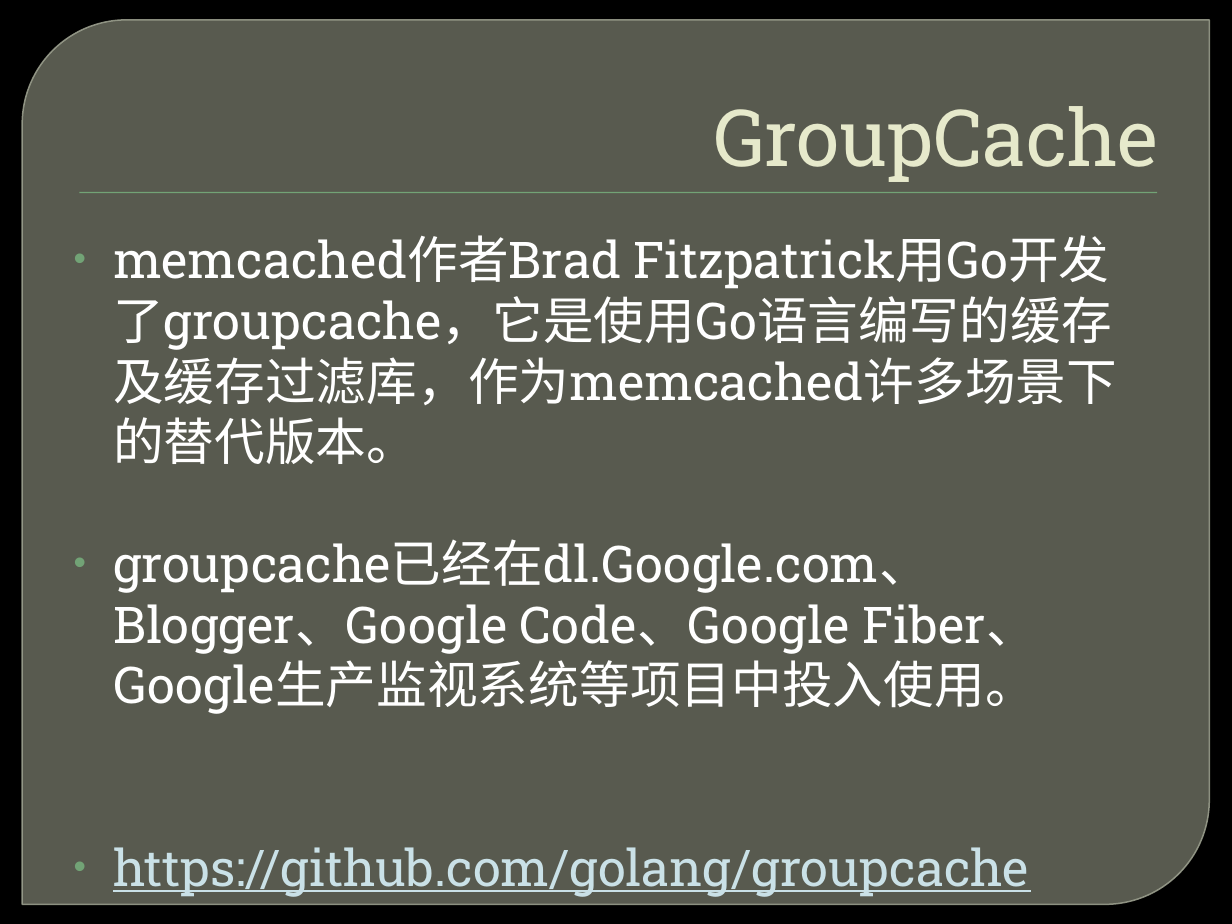
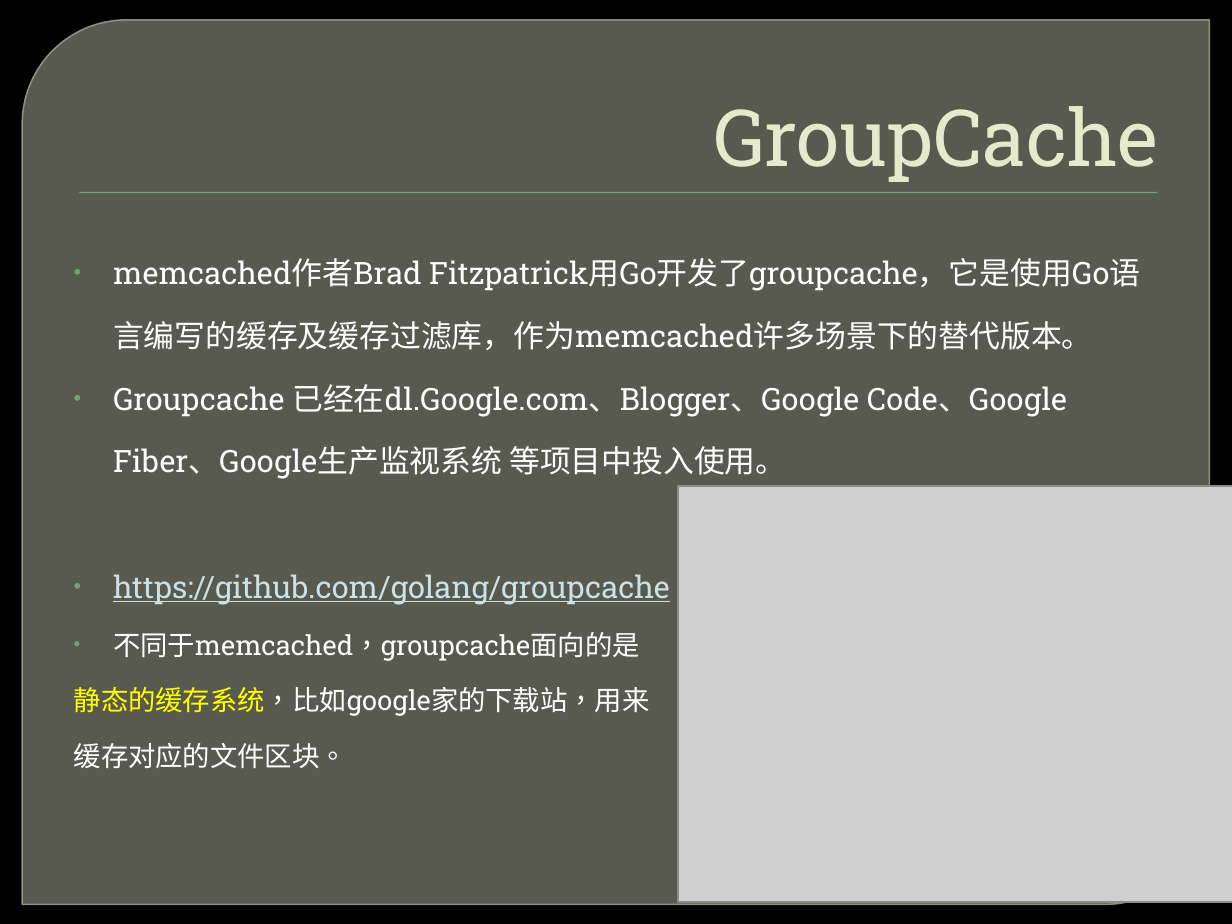
Before and after one commit to ghj1976/lecture, a slide deck: slide 27 of golang简介/Golang介绍.pptx. Drawn at 1232x924 pixels with LibreOffice and Linux fonts; fonts in the diff are those of the drawing; grey boxes stand for pictures; background and template pictures are left out. Boxes give left, top, right and bottom in pixels: in the first picture for what was removed or moved away, otherwise in the second. Text is boxed around its words. In the diff, an @@ line names an element or a change of style, - is before the commit and + after.

```diff
--- a/golang简介/Golang介绍.pptx
+++ b/golang简介/Golang介绍.pptx
@@ text at (x1=113, y1=258, x2=1140, y2=605): size 29.6 to 18 pt in "memcached作者Brad Fitzpatrick用Go开发了groupcache，它是使用Go语言编写的缓存及缓存 ...", "https://github.com/golang/groupcache"; line spacing 1 to 1.7 @@
@@ text at (x1=113, y1=384, x2=1067, y2=479): text changed; size 29.6 to 18 pt @@
-• groupcache已经在dl.Google.com、Blogger、Google Code、Google Fiber、Google生产监视系统等项目中投入使用。
+• Groupcache 已经在dl.Google.com、Blogger、Google Code、Google Fiber、Google生产监视系统 等项目中投入使用。
@@ picture added at (x1=678, y1=487, x2=1232, y2=903) @@
@@ text at (x1=74, y1=632, x2=650, y2=768): paragraphs added @@
+• 不同于memcached，groupcache面向的是
+静态的缓存系统，比如google家的下载站，用来
+缓存对应的文件区块。
```
Also in this commit, not shown: 26 other slides changed, 4 slides added, 2 slides removed.
